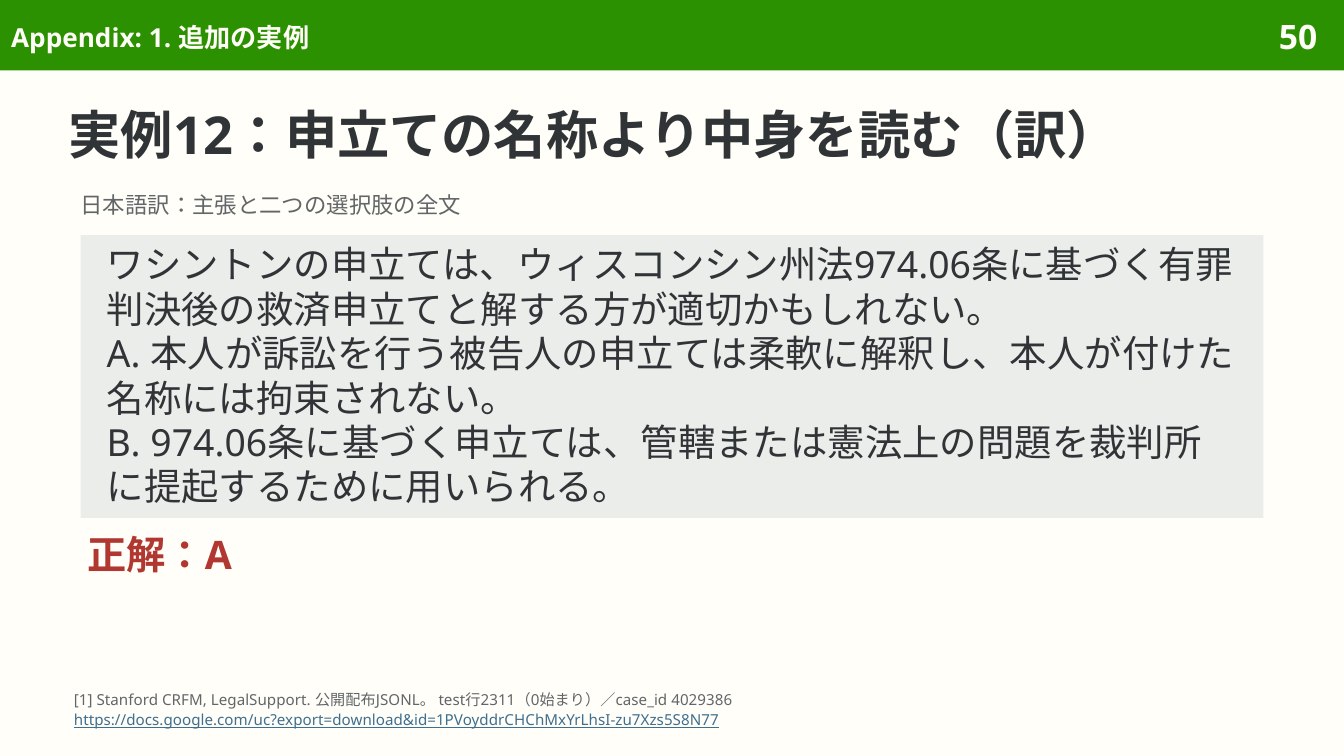
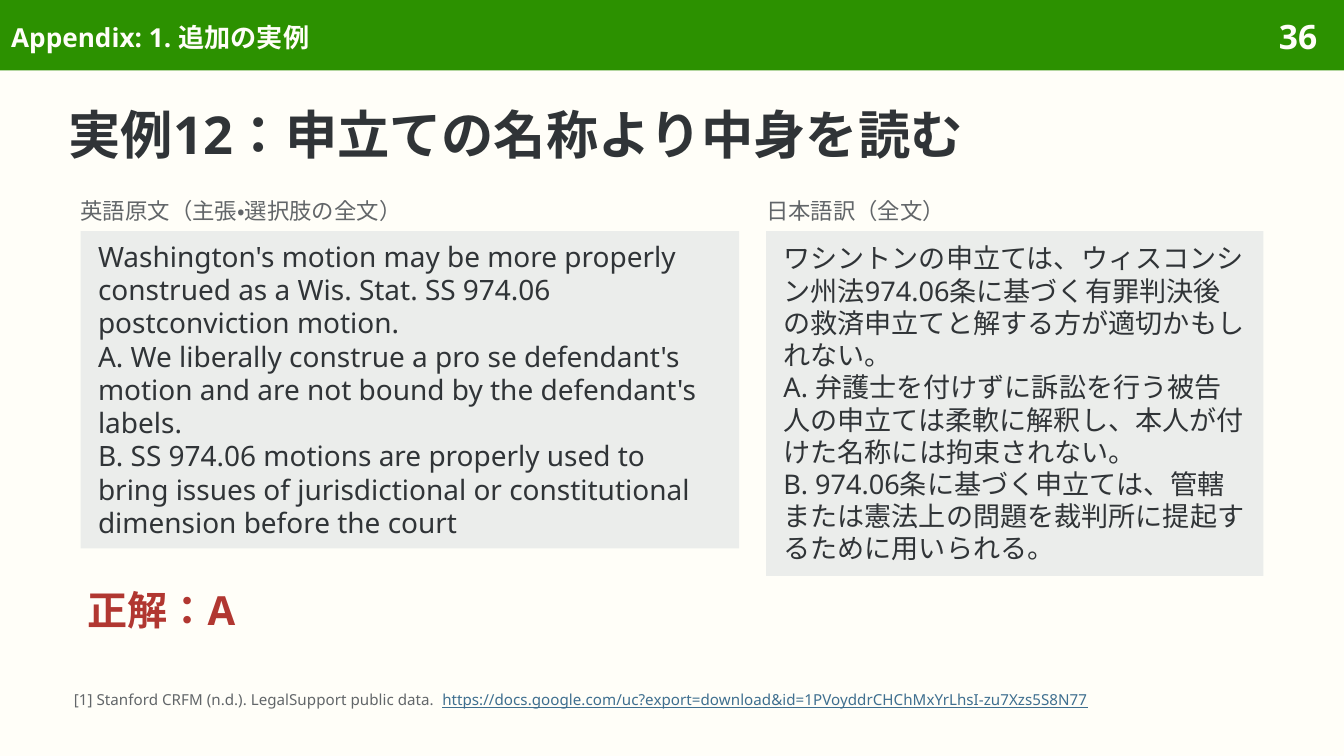
Before and after one commit to sasakiy84/datasets-in-10-minutes, a slide deck: slide 36 of slides/datasets-in-10-minutes-legal-support.pptx (slide 50 before the commit). Drawn at 1344x756 pixels with LibreOffice and Linux fonts; fonts in the diff are those of the drawing. Boxes give left, top, right and bottom in pixels: in the first picture for what was removed or moved away, otherwise in the second. Text is boxed around its words. In the diff, an @@ line names an element or a change of style, - is before the commit and + after.

Commit message:
Rebuild LegalSupport around citation evidence, examples and data use

```diff
--- a/slides/datasets-in-10-minutes-legal-support.pptx
+++ b/slides/datasets-in-10-minutes-legal-support.pptx
@@ page number at <box>1279,24,1317,50</box>: text changed @@
-50
+36
@@ title at <box>69,109,963,159</box>: text changed @@
-実例12：申立ての名称より中身を読む（訳）
+実例12：申立ての名称より中身を読む
@@ text at <box>81,200,402,221</box>: text changed @@
-日本語訳：主張と二つの選択肢の全文
+英語原文（主張・選択肢の全文）
@@ text added at <box>766,200,945,221</box>, 12 pt, text #626669 @@
+日本語訳（全文）
@@ rectangle added at <box>81,231,739,548</box>, fill #EBEDEB, 15 pt, text #303437 @@
+Washington's motion may be more properly construed as a Wis. Stat. SS 974.06 postconviction motion.
+A. We liberally construe a pro se defendant's motion and are not bound by the defendant's labels.
+B. SS 974.06 motions are properly used to bring issues of jurisdictional or constitutional dimension before the court
@@ rectangle "ワシントンの申立ては、ウィスコンシン州法974.06条に基づく有罪判決後の救済申立てと解する方が適切かもしれない。": place and size @@
-rectangle "ワシントンの申立ては、ウィスコンシン州法974.06条に基づく有罪判決後の救済申立てと解する方が適切かもしれない。" at <box>81,235,1263,517</box>
+rectangle "ワシントンの申立ては、ウィスコンシン州法974.06条に基づく有罪判決後の救済申立てと解する方が適切かもしれない。" at <box>766,231,1263,575</box>
@@ text in rectangle at <box>783,245,1244,560</box>: size 20 to 14.5 pt in "ワシントンの申立ては、ウィスコンシン州法974.06条に基づく有罪判決後の救済申立てと解する方が適切かもしれない。", "B. 974.06条に基づく申立ては、管轄または憲法上の問題を裁判所に提起するために用いられる。"; line spacing 23.8pt to 17.2pt @@
@@ text in rectangle at <box>783,374,1243,465</box>: text changed; size 20 to 14.5 pt @@
-A. 本人が訴訟を行う被告人の申立ては柔軟に解釈し、本人が付けた名称には拘束されない。
+A. 弁護士を付けずに訴訟を行う被告人の申立ては柔軟に解釈し、本人が付けた名称には拘束されない。
@@ text "正解：A": place and size @@
-text "正解：A" at <box>87,536,232,573</box>
+text "正解：A" at <box>87,591,235,629</box>
@@ text "正解：A" at <box>87,591,235,629</box>: size 21 to 21.5 pt; line spacing 24.6pt to 25.1pt @@
@@ text at <box>74,693,1087,709</box>: text changed @@
-[1] Stanford CRFM, LegalSupport. 公開配布JSONL。 test行2311（0始まり）／case_id 4029386
-https://docs.google.com/uc?export=download&id=1PVoyddrCHChMxYrLhsI-zu7Xzs5S8N77
+[1] Stanford CRFM (n.d.). LegalSupport public data. https://docs.google.com/uc?export=download&id=1PVoyddrCHChMxYrLhsI-zu7Xzs5S8N77
```
Also in this commit, not shown: 32 other slides changed, 3 slides added, 24 slides removed, 39 other files.
